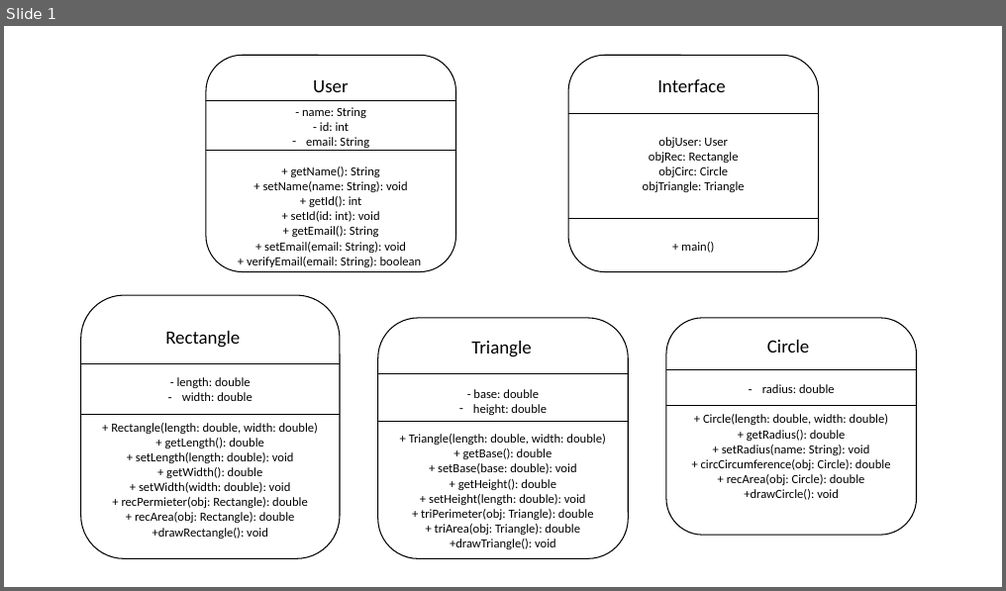
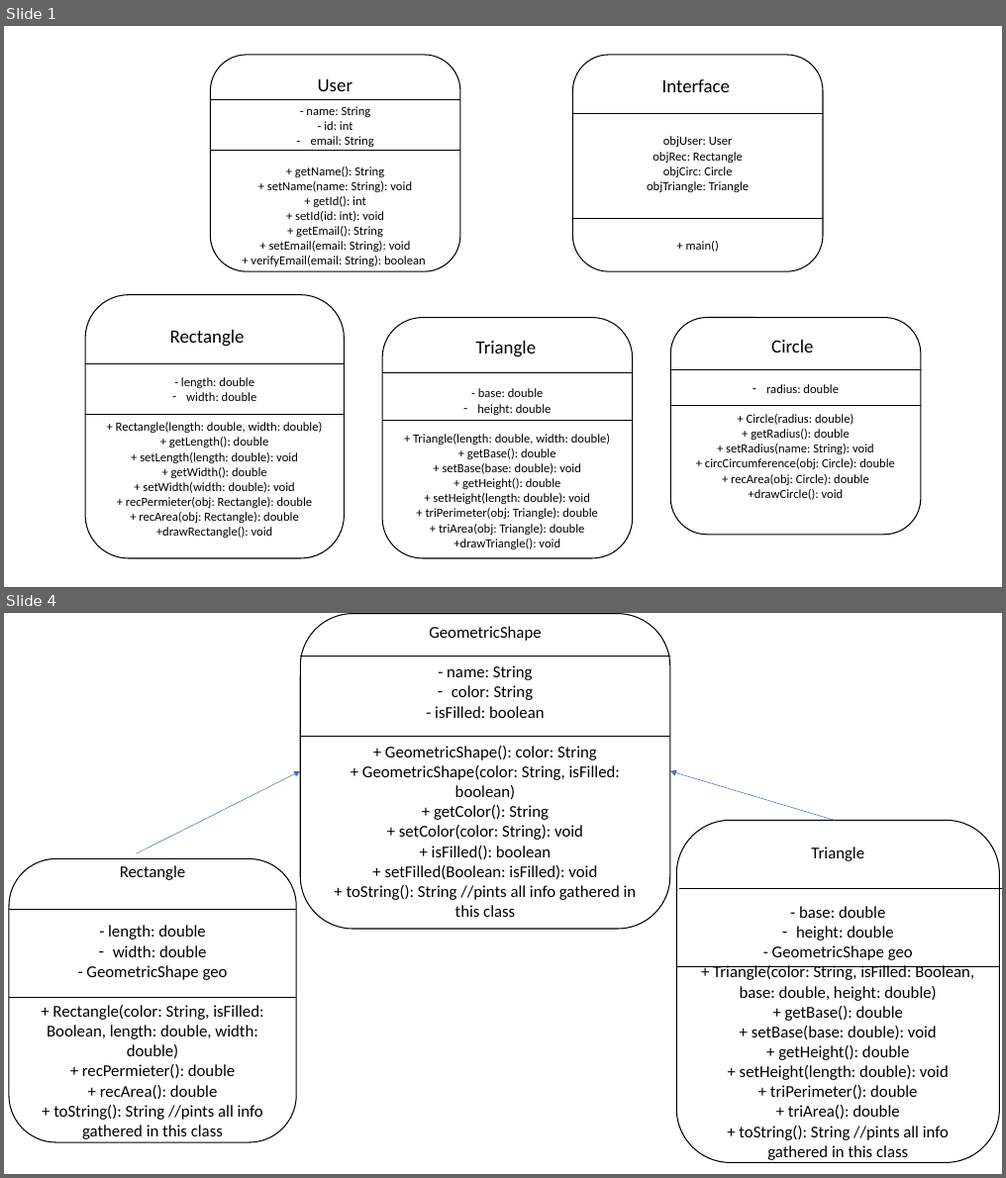
Before and after one commit to TaoseefIshtiak/taoseefishtiak.github.io, a slide deck: CSE215_lab-Manuals/UML.pptx. Shown one above the other, each under a label of ours: slide 1 before the commit, slides 1 and 4 after it; the slides between them are not shown. The pictures are 1006x591 and 1006x1178 pixels, drawn with LibreOffice and Linux fonts; fonts in the diff are those of the drawing. Boxes give left, top, right and bottom in pixels: in the first picture for what was removed or moved away, otherwise in the second. Text is boxed around its words. In the diff, an @@ line names an element or a change of style, - is before the commit and + after.

```diff
--- a/CSE215_lab-Manuals/UML.pptx
+++ b/CSE215_lab-Manuals/UML.pptx
@@ slide 4 added at (x1=4, y1=613, x2=1002, y2=1174), background #FFFFFF @@
@@ rounded rectangle added at (x1=300, y1=614, x2=670, y2=929), outline #000000 1 pt, 16 pt, text #000000 @@
+GeometricShape
+- name: String
+– color: String
+- isFilled: boolean
++ GeometricShape(): color: String
++ GeometricShape(color: String, isFilled: boolean)
++ getColor(): String
++ setColor(color: String): void
++ isFilled(): boolean
++ setFilled(Boolean: isFilled): void
++ toString(): String //pints all info gathered in this class
@@ line added from (300, 656) to (670, 656), #000000 0.5 pt @@
@@ line added from (300, 736) to (670, 736), #000000 0.5 pt @@
@@ arrow added from (136, 854) to (300, 771), #4472C4 0.5 pt @@
@@ arrow added from (835, 820) to (670, 771), #4472C4 0.5 pt @@
@@ rounded rectangle added at (x1=677, y1=820, x2=1000, y2=1163), outline #000000 1 pt, 16 pt, text #000000 @@
+Triangle
+- base: double
+– height: double
+- GeometricShape geo
++ Triangle(color: String, isFilled: Boolean, base: double, height: double)
++ getBase(): double
++ setBase(base: double): void
++ getHeight(): double
++ setHeight(length: double): void
++ triPerimeter(): double
++ triArea(): double
++ toString(): String //pints all info gathered in this class
@@ rounded rectangle added at (x1=9, y1=860, x2=297, y2=1143), outline #000000 1 pt, 16 pt, text #000000 @@
+Rectangle
+- length: double
+– width: double
+- GeometricShape geo
++ Rectangle(color: String, isFilled: Boolean, length: double, width: double)
++ recPermieter(): double
++ recArea(): double
++ toString(): String //pints all info gathered in this class
@@ line added from (9, 909) to (297, 909), #000000 0.5 pt @@
@@ line added from (679, 888) to (1002, 888), #000000 0.5 pt @@
@@ line added from (677, 966) to (1000, 966), #000000 0.5 pt @@
@@ line added from (9, 998) to (297, 998), #000000 0.5 pt @@
@@ slide 1 changed as well @@
@@ 10 lines, 5 rounded rectangles, 5 texts moved together from (x1=81, y1=55, x2=917, y2=559) to (x1=85, y1=55, x2=921, y2=559) @@
@@ text in rounded rectangle at (x1=746, y1=414, x2=853, y2=425): text changed @@
-+ Circle(length: double, width: double)
++ Circle(radius: double)
```
Also in this commit, not shown: 2 other slides added, 15 other files.
